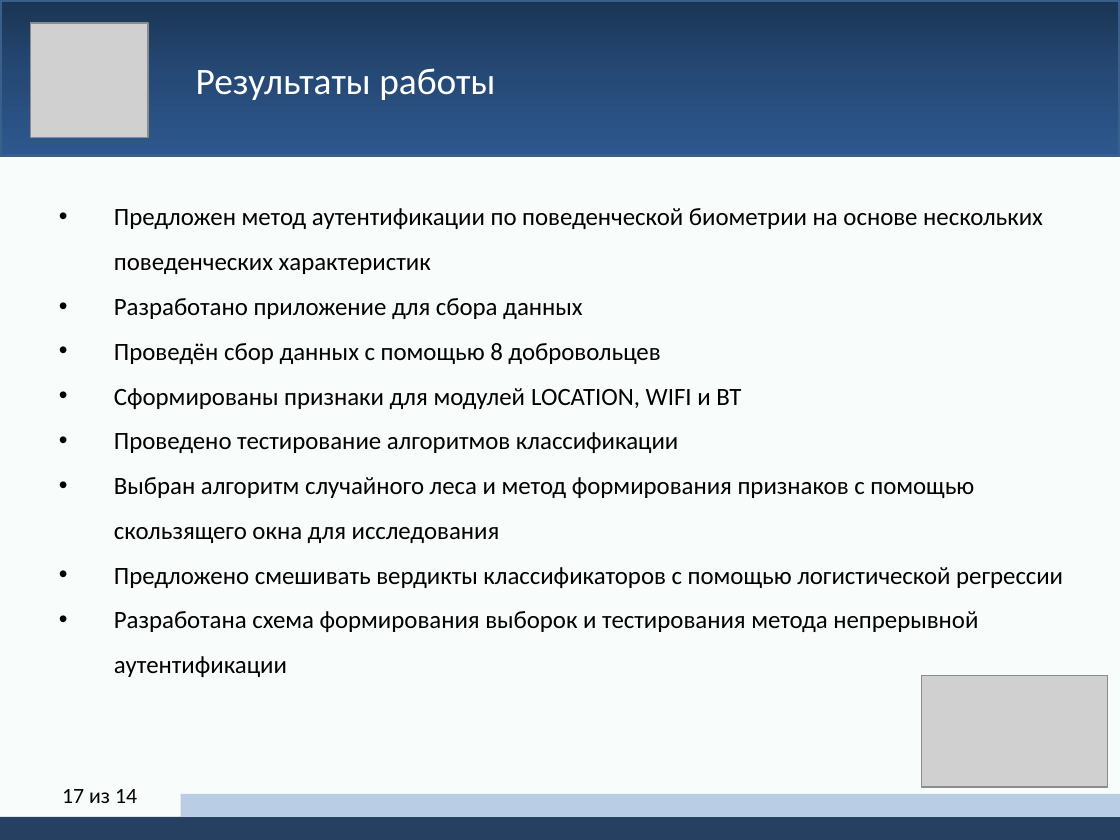
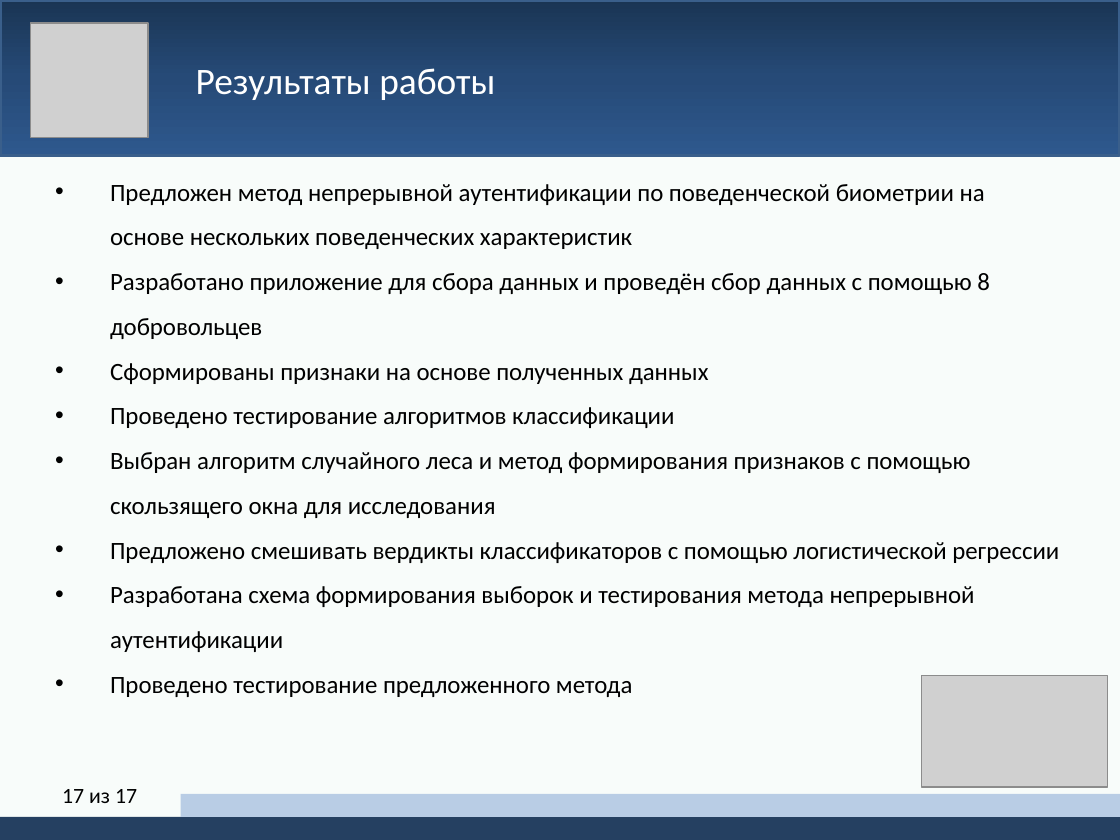
Before and after one commit to yerseg/bachelor_thesis, a slide deck: slide 17 of thesis_presentation.pptx. Drawn at 1120x840 pixels with LibreOffice and Linux fonts; fonts in the diff are those of the drawing; grey boxes stand for pictures. Boxes give left, top, right and bottom in pixels: in the first picture for what was removed or moved away, otherwise in the second. Text is boxed around its words. In the diff, an @@ line names an element or a change of style, - is before the commit and + after.

```diff
--- a/thesis_presentation.pptx
+++ b/thesis_presentation.pptx
@@ text "Предложен метод непрерывной аутентификации по ...": place and size @@
-text "Предложен метод непрерывной аутентификации по ..." at (114,208,1063,677)
+text "Предложен метод непрерывной аутентификации по ..." at (110,184,1059,697)
@@ text at (110,184,990,384): text changed @@
-• Предложен метод аутентификации по поведенческой биометрии на основе нескольких поведенческих характеристик
-• Разработано приложение для сбора данных
-• Проведён сбор данных с помощью 8 добровольцев
-• Сформированы признаки для модулей LOCATION, WIFI и BT
+• Предложен метод непрерывной аутентификации по поведенческой биометрии на основе нескольких поведенческих характеристик
+• Разработано приложение для сбора данных и проведён сбор данных с помощью 8 добровольцев
+• Сформированы признаки на основе полученных данных
@@ text at (110,677,633,697): paragraph added @@
+• Проведено тестирование предложенного метода
@@ page number at (62,789,137,803): text changed @@
-17 из 14
+17 из 17
```
Also in this commit, not shown: 5 other slides changed, 4 other files.
